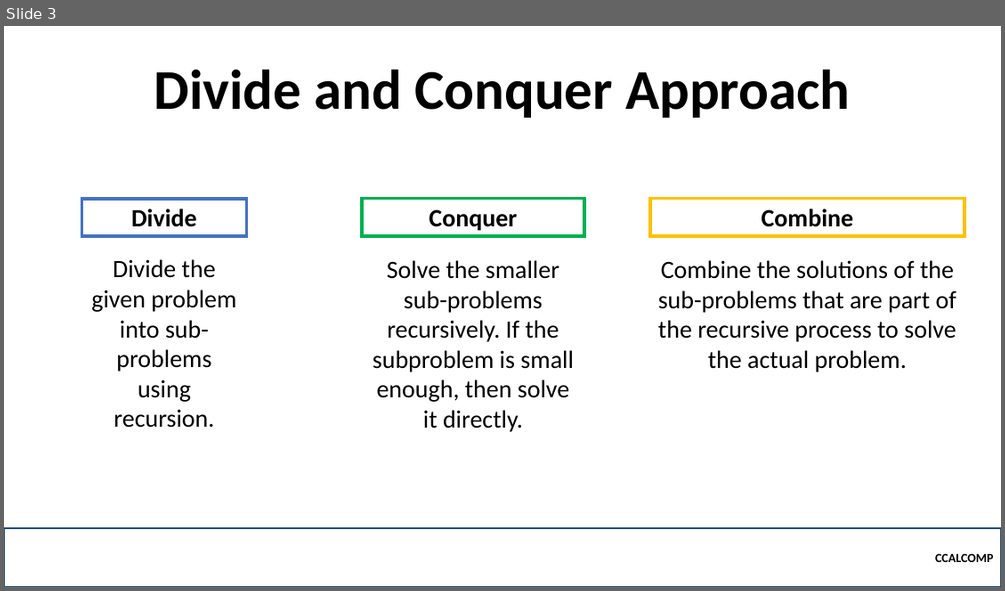
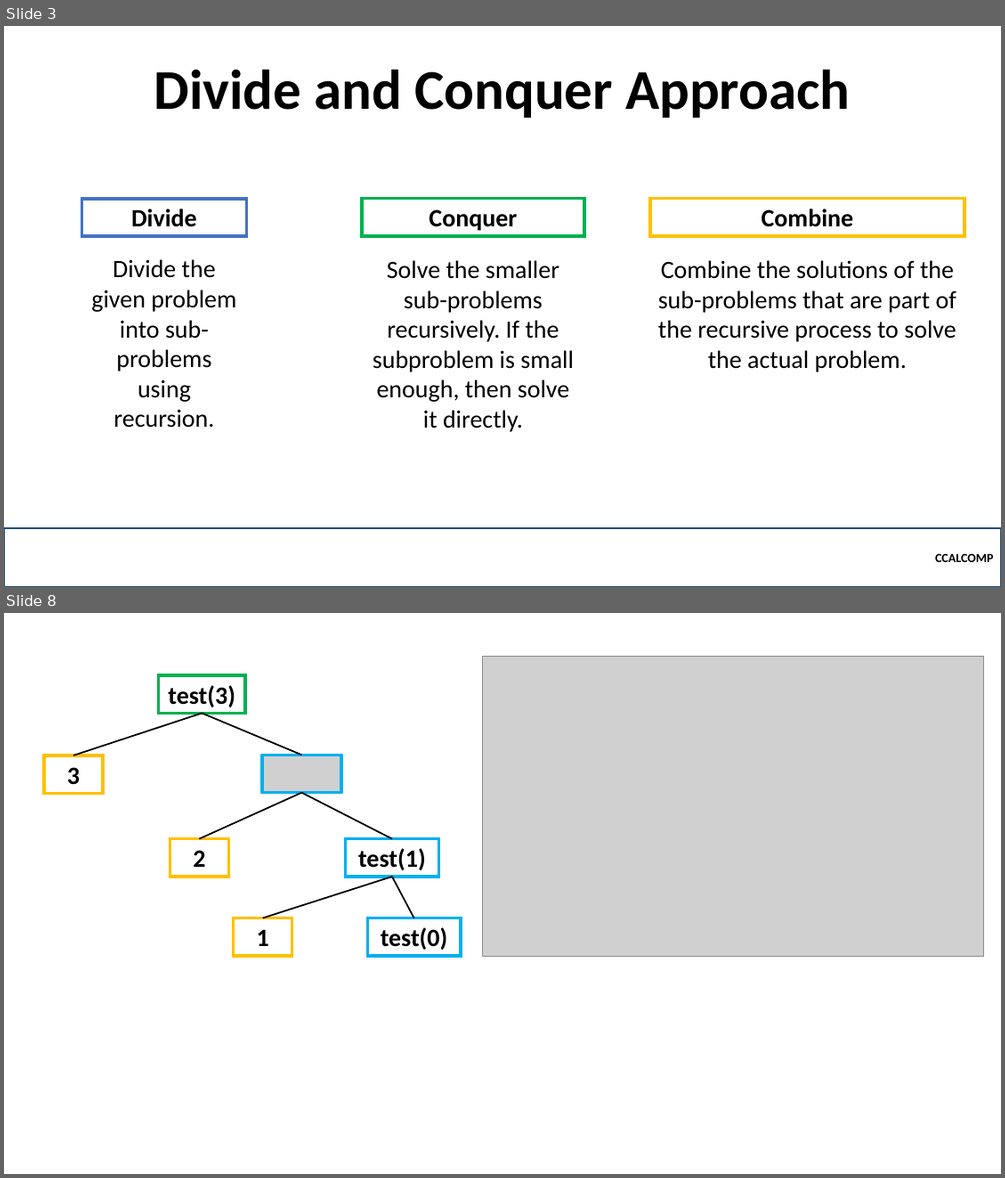
Before and after one commit to robitussin/CCALCOMP, a slide deck: Week 8 and 9 - Recursion and Recurrence relations/Divide and Conquer.pptx. Shown one above the other, each under a label of ours: slide 3 before the commit, slides 3 and 8 after it; the slides between them are not shown. The pictures are 1005x591 and 1005x1178 pixels, drawn with LibreOffice and Linux fonts; fonts in the diff are those of the drawing; grey boxes stand for pictures; background and template pictures are left out. Boxes give left, top, right and bottom in pixels: in the first picture for what was removed or moved away, otherwise in the second. Text is boxed around its words. In the diff, an @@ line names an element or a change of style, - is before the commit and + after.

```diff
--- a/Week 8 and 9 - Recursion and Recurrence relations/Divide and Conquer.pptx
+++ b/Week 8 and 9 - Recursion and Recurrence relations/Divide and Conquer.pptx
@@ slide 8 added at (4,613,1001,1174), background picture (left out) @@
@@ picture added at (483,657,984,957) @@
@@ rectangle added at (159,675,245,713), fill #FFFFFF, outline #00B050 3 pt, 24 pt, text #000000, bold @@
+test(3)
@@ group added at (44,714,341,793): 2 lines, 1 rectangle, 1 picture @@
+3
@@ group added at (170,793,439,876): 2 rectangles, 2 lines @@
+2
+test(1)
@@ group added at (234,876,461,956): 2 rectangles, 2 lines @@
+test(0)
+1
```
Also in this commit, not shown: 2 slides changed, 8 other slides added.
